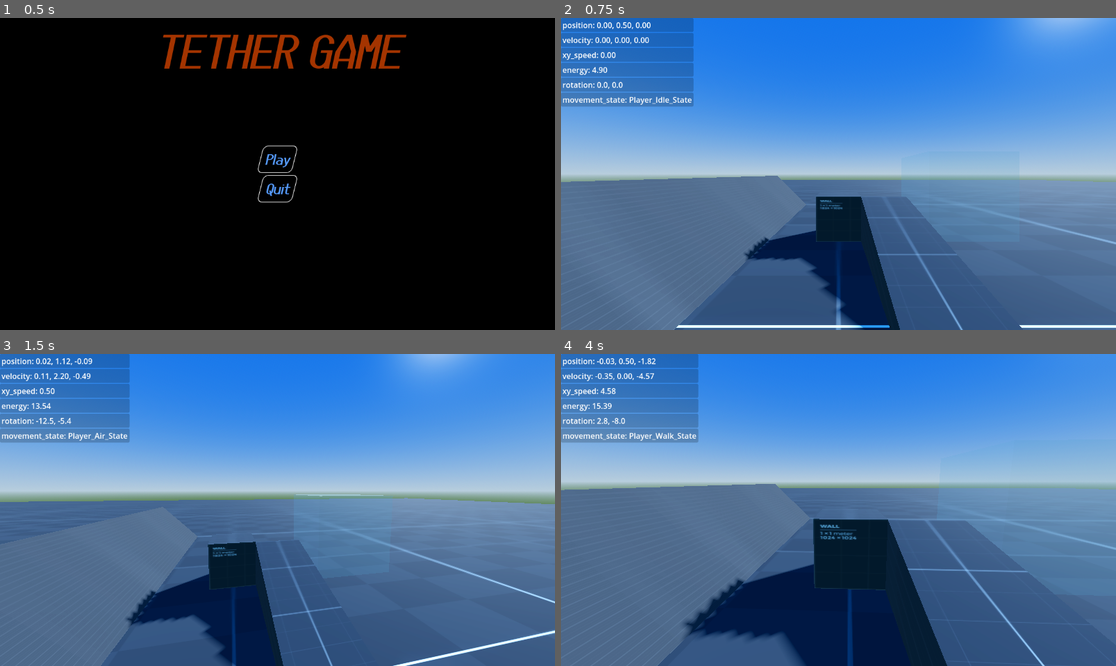
Above: before the commit, frames 1-4 (two rows, left to right).
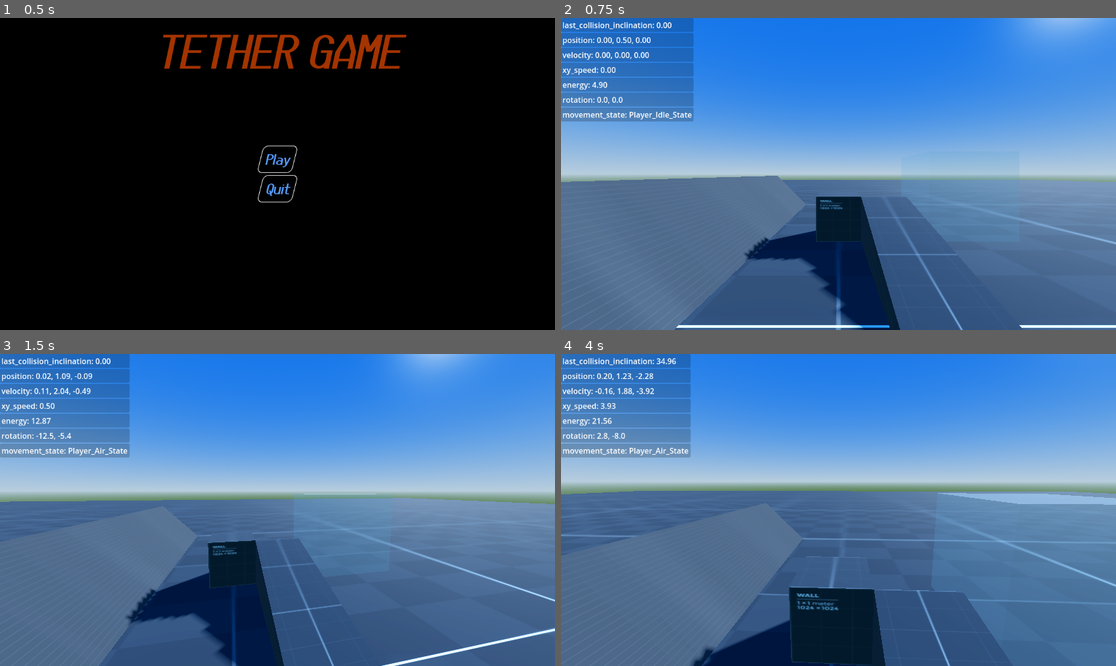
Above: after the commit, the same moments.

Repository: Kestrel280/tethergame
Game: Godot game, scene res://main.tscn
Two runs of this game, one before a commit and one after it. Both use one fixed random seed, a clock stepped at 60 frames per second and the inputs below.
Inputs (mouse positions are in pixels of both pictures, inside the frame that each line leads up to):
- Up to frame 1 (0.5 s): no input
- Up to frame 2 (0.75 s): click "Play" at 0.5 s
- Up to frame 3 (1.5 s): tap Enter at 1.25 s; move the mouse to (305, 510) at 1.27 s; hold W (move_forward) from 1.28 s (still down); hold Space (jump) from 1.28 s (still down)
- Up to frame 4 (4 s): keep holding W (move_forward); move the mouse to (810, 510) at 2.02 s; release Space (jump) at 2.03 s; tap Space (jump) at 2.1, 2.27, 2.57, 3.6, 3.77 s; move the mouse to (849, 503) at 2.77 s; hold Space (jump) 2.78-3.53 s; move the mouse to (832, 516) at 3.52 s

Frame 1 is identical in both runs. In frame 2, 2.3% of the frame differs, in the area x 0-24%, y 1-34%; in frame 3, 3.9%; in frame 4, 22%, in the area x 0-100%, y 0-100%.

Commit message:
Fix bug where player would bounce a bit on landing from high height

Diff:
--- a/classes/level/teleporter/teleporter.tscn
+++ b/classes/level/teleporter/teleporter.tscn
@@ -6,7 +6,6 @@
 collision_layer = 8
 collision_mask = 6
 script = ExtResource("1_kmx4h")
-add_speed = null
 metadata/_custom_type_script = "uid://eyeha38ywiac"
 
 [connection signal="area_entered" from="." to="." method="_on_area_entered"]
--- a/classes/player/player.gd
+++ b/classes/player/player.gd
@@ -17,7 +17,7 @@
 @export_range(0.1, 1.0) var ground_friction = 0.3;
 @export_range(2.0, 10.0) var jump_impulse = 4.0;
 @export_range(1.0, 3.0) var air_speed_cap = 0.5; # Per-frame max speed to add
-@export_range(1.0, 3.0) var air_accel = 150.0; # How aggressively to apply air_speed_cap
+@export_range(10, 500.0) var air_accel = 150.0; # How aggressively to apply air_speed_cap
 
 
 func _input(event) -> void:
@@ -38,7 +38,7 @@
 	camera_controller.add_rotation(-input_controller.incremental_rotation() * input_controller.sensitivity / ProjectSettings.get_setting("display/window/size/viewport_width"));
 
 	var input_dir = ($Head.transform.basis * input_dir_raw).normalized();
-	movement_controller.set_jumping(input_controller.is_trying_jump());
+	movement_controller.jumping = input_controller.is_trying_jump();
 	movement_controller.move(delta, (self.transform.basis * input_dir).normalized());
 
 	Globals.debug_panel.add_property("position", "%3.2f, %3.2f, %3.2f" % [position.x, position.y, position.z]);
--- a/classes/player/player_air_state.gd
+++ b/classes/player/player_air_state.gd
@@ -21,5 +21,4 @@
 	var max_speed_to_add = max(0, body.air_speed_cap - cur_speed_in_wish_dir);
 	var speed_to_add_in_wish_dir = clampf(body.air_accel * body.air_speed_cap * dt, 0.0, max_speed_to_add);
 	body.velocity += speed_to_add_in_wish_dir * wish_dir;
-	body.velocity += body.get_gravity() * dt;
 	return self.state_name;
--- a/controllers/movement/movement_controller_player.gd
+++ b/controllers/movement/movement_controller_player.gd
@@ -17,7 +17,9 @@
 	# If we collided, do our own slide calculation first, before doing move_and_slide
 	var collision = body.move_and_collide(body.velocity * dt, true);
 	if collision:
-		if collision.get_normal().y > body.floor_max_angle: body.apply_floor_snap();
-		body.velocity = body.velocity.slide(collision.get_normal());
+		Globals.debug_panel.add_property("last_collision_inclination", "%.2f" % rad_to_deg(acos(collision.get_normal().y)));
+		if acos(collision.get_normal().y) < body.floor_max_angle: body.apply_floor_snap();
+		else: body.velocity = body.velocity.slide(collision.get_normal());
 
+	body.velocity += body.get_gravity() * dt;
 	body.move_and_slide();
Not shown: 2 places in classes/player/Player.tscn that only renumber resources
